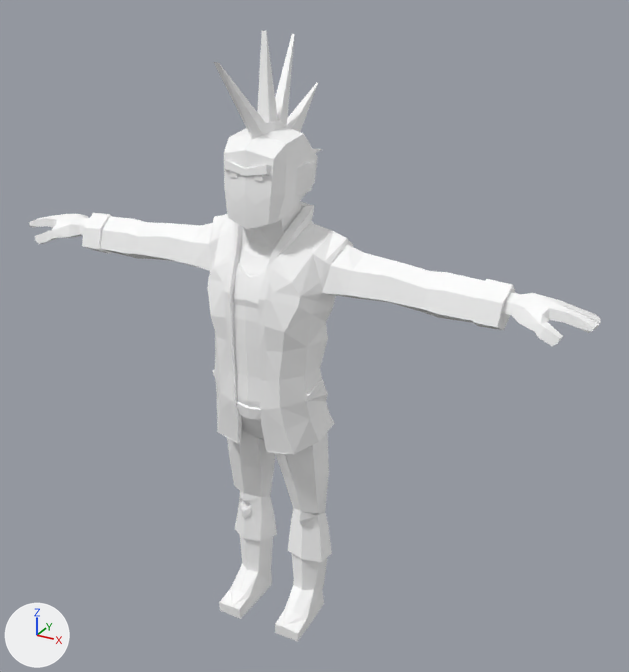
The glTF model assets/synty/characters/models/SK_Character_PunkGuy.glb as it was, and as the next commit left it.
Rendered twice from a 50 mm camera at (1.39, -2.23, 2.26) aimed at (0.08, 0.15, 1.07). Every picture has the same lights, and +X, +Y and +Z are marked at lower left.

Before the edit, the objects in view are built like this:
```python
mat_lambert10 = principled_material('lambert10')
mat_lambert10.base_color = (1.0, 1.0, 1.0)  # white #ffffff
mat_lambert10.roughness = 0.553
me_mesh = bpy.data.meshes.new('Mesh')
me_mesh.from_pydata(...)  # 982 vertices, 1938 faces; spans x -1.02..1.02, y -0.17..0.34, z 0.0..2.05
me_mesh.materials.append(mat_lambert10)  # white #ffffff
ob_sk_character_punkguy = bpy.data.objects.new('SK_Character_PunkGuy', me_mesh)
ob_sk_character_punkguy.location = (0.0, 0.0, 0.0)
```
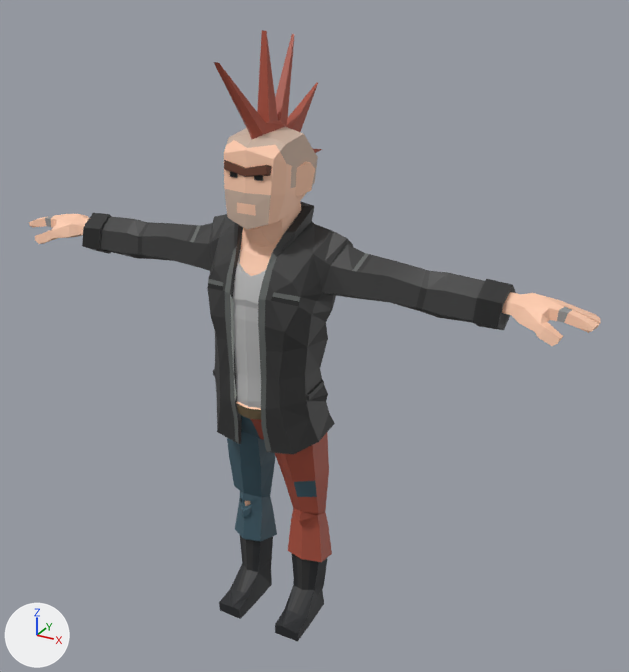
Where the change shows, as pixel boxes (x1, y1, x2, y2) in the pictures (629 x 672 px):
'SK_Character_PunkGuy', surface changed (white to grey): (29, 30, 601, 641) in both

Diff of the bpy script that builds the scene:
```diff
--- a/assets/synty/characters/models/SK_Character_PunkGuy.glb.py
+++ b/assets/synty/characters/models/SK_Character_PunkGuy.glb.py
@@ img_polygon_city_characters_texture_01_a @@
+img_polygon_city_characters_texture_01_a = load_image('Polygon_City_Characters_Texture_01_A', '_unpacked/Polygon_City_Characters_Texture_01_A', 1024, 1024, 'sRGB')
@@ mat_lambert10 @@
 mat_lambert10 = principled_material('lambert10')
-mat_lambert10.base_color = (1.0, 1.0, 1.0)  # white #ffffff
+mat_lambert10.texture = img_polygon_city_characters_texture_01_a
 mat_lambert10.roughness = 0.553
```
